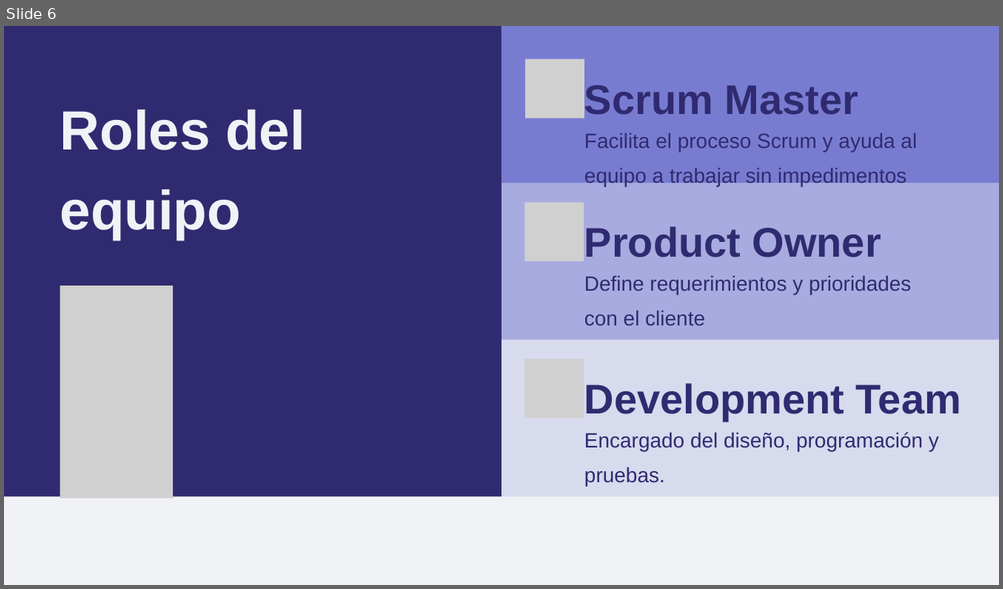
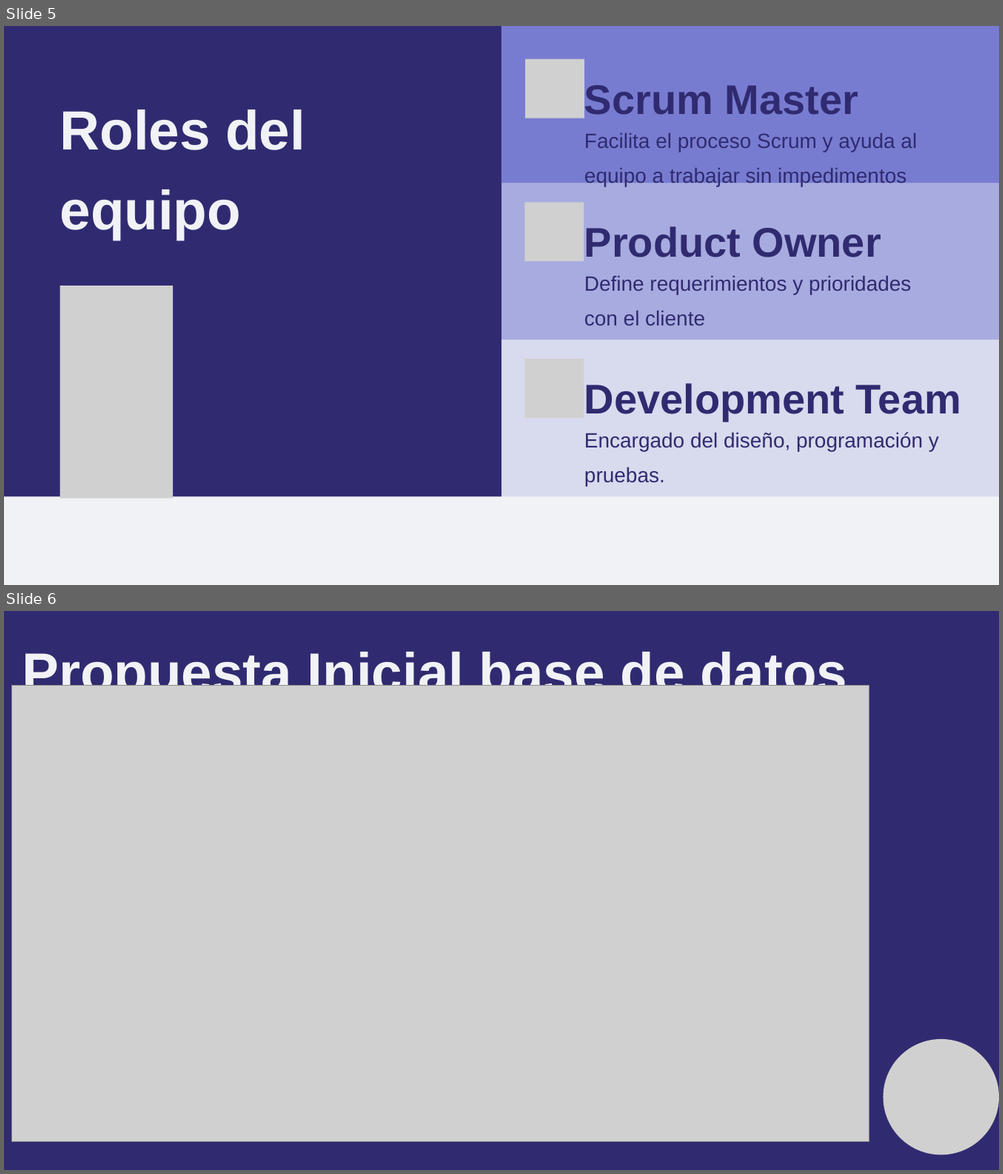
Before and after one commit to TusharRTX/Capstone-005D, a slide deck: Mirwani_Infantas_Huansha/Fase 1/Evidencias Grupales/Presentación de la Propuesta.pptx. Shown one above the other, each under a label of ours: slide 6 before the commit, slides 5 and 6 after it. The pictures are 1003x589 and 1003x1174 pixels, drawn with LibreOffice and Linux fonts; fonts in the diff are those of the drawing; grey boxes stand for pictures; background and template pictures are left out. Boxes give left, top, right and bottom in pixels: in the first picture for what was removed or moved away, otherwise in the second. Text is boxed around its words. In the diff, an @@ line names an element or a change of style, - is before the commit and + after.

```diff
--- a/Mirwani_Infantas_Huansha/Fase 1/Evidencias Grupales/Presentación de la Propuesta.pptx
+++ b/Mirwani_Infantas_Huansha/Fase 1/Evidencias Grupales/Presentación de la Propuesta.pptx
@@ slide 6 added at box(4, 611, 999, 1170), background #302B70 @@
@@ text added at box(22, 648, 847, 686), 80 pt, text #F0F2F6, bold @@
+Propuesta Inicial base de datos
@@ picture added at box(11, 685, 869, 1142) @@
@@ picture added at box(882, 1039, 999, 1155) @@
@@ what was slide 6 is now slide 5 @@
```
Also in this commit, not shown: 1 slide changed, 2 slides removed, 1 other file.
